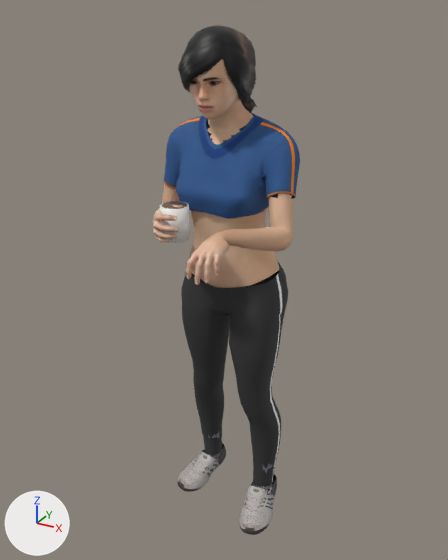
Renders of the glTF model assets/props/people-priya-stand-coffee.glb from each side of a commit.
Both versions are drawn from a 50 mm camera at (0.863, -1.442, 0.684) aimed at (0.019, 0.092, -0.083). Arrows for +X, +Y and +Z are at lower left; the lights stay in place. The picture after the commit comes second. Vertices at exactly the same position are counted once.

Names of what the first picture shows: 'people-priya-stand-coffee'.
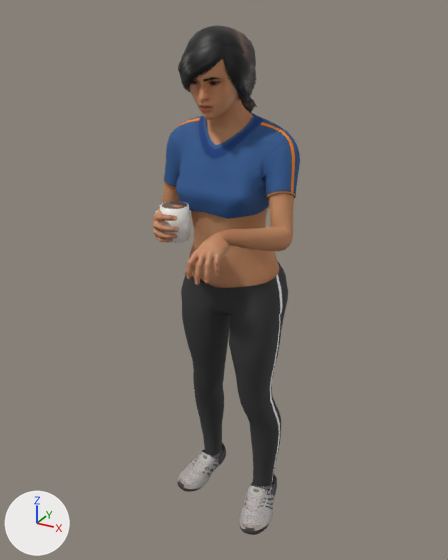
What changed in the scene script:
```text
Add img_people_priya_stand_coffee__2_young_lightskinned_female_diffuse3_png:
    img_people_priya_stand_coffee__2_young_lightskinned_female_diffuse3_png = load_image('people-priya-stand-coffee--2-young_lightskinned_female_diffuse3.png', '_unpacked/people-priya-stand-coffee--2-young_lightskinned_female_diffuse3.png', 1024, 1024, 'sRGB')
Change mat_human_body:
    mat_human_body.texture: img_young_lightskinned_female_diffuse3 -> img_people_priya_stand_coffee__2_young_lightskinned_female_diffuse3_png
    mat_human_body.roughness: 0.58 -> 0.7
Change me_base_001:
    used by ob_people_priya_stand_coffee; location = (0.0, 0.0, 0.0)
    remove me_base_001.from_pydata(...)  # 20954 vertices, 37194 faces; spans x -0.24..0.25, y -0.26..0.33, z -1.0..0.64
    add me_base_001.from_pydata(...)  # 21073 vertices, 37406 faces; spans x -0.24..0.25, y -0.26..0.33, z -1.0..0.64
    me_base_001 part 1: 693 vertices moved within x -0.22..0.17, y -0.06..0.25, z -0.08..0.56; 552 vertices removed from x -0.22..0.15, y -0.01..0.28, z 0.19..0.59; 668 vertices added at x -0.21..0.22, y -0.01..0.28, z -0.12..0.59
    me_base_001 part 2: 11 vertices moved from x -0.15..0.11, y 0.22..0.31, z -0.92..-0.81 to x -0.14..0.11, y 0.22..0.31, z -0.92..-0.81; 14 vertices removed from x -0.14..0.16, y 0.22..0.3, z -0.9..-0.81; 17 vertices added at x -0.14..0.15, y 0.22..0.31, z -0.9..-0.81
    other edits to the shape of me_base_001 do not show in these pictures
```

Boxes [x1, y1, x2, y2] around the edits, measured in the pictures (448 x 560 px; the box of a moved part takes in the faces that stretch with it):
'people-priya-stand-coffee', surface changed, reshaped (darker)
    both: [153, 25, 300, 535]
part 1 of me_base_001, moved or reshaped
    before: [185, 70, 285, 285]
    after: [164, 43, 294, 287]
part 2 of me_base_001, moved or reshaped
    before: [212, 433, 277, 479]
    after: [213, 444, 277, 481]
